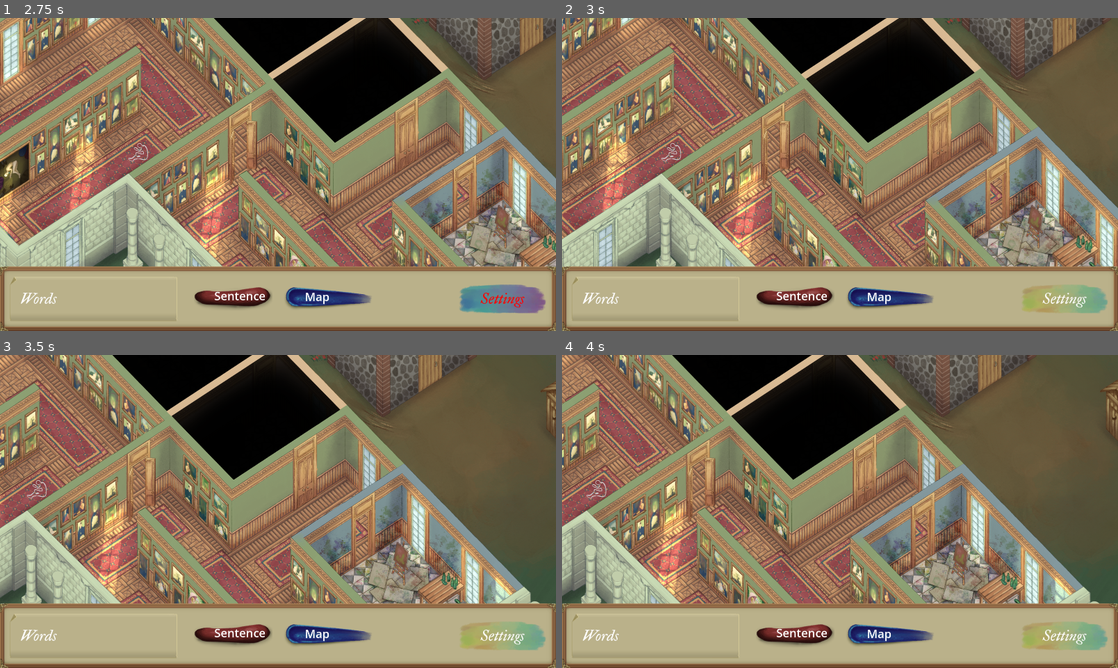
Above: before the commit, frames 1-4 (two rows, left to right).
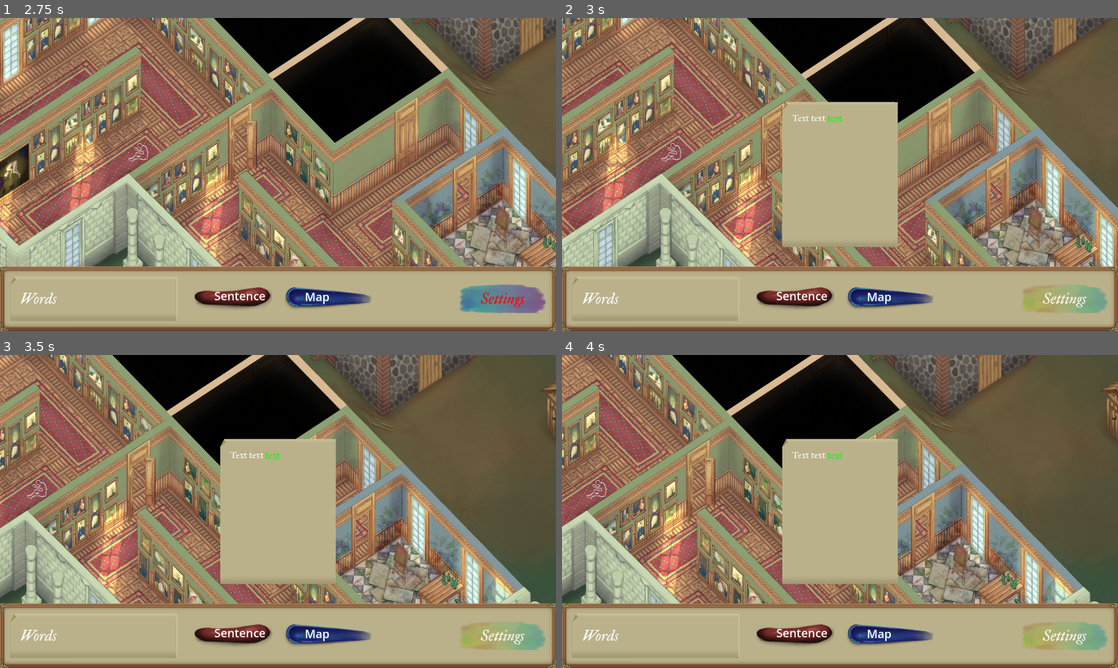
Above: after the commit, the same moments.

Repository: 100-Devs-1-Game/TheFullPicture
Game: Godot game, scene res://global/scene_loader.tscn
Two runs of this game, one before a commit and one after it. Both use one fixed random seed, a clock stepped at 60 frames per second and the inputs below.
Inputs (mouse positions are in pixels of both pictures, inside the frame that each line leads up to):
- Up to frame 1 (2.75 s): click "Sentence" at 0.5 s; click "Map" at 1.25 s; click "Settings" at 2 s
- Up to frame 2 (3 s): move the mouse to (962, 158) at 2.77 s; hold Right (ui_right) from 2.78 s (still down); click (962, 158) at 2.92 s
- Up to frame 3 (3.5 s): keep holding Right (ui_right)
- Up to frame 4 (4 s): release Right (ui_right) at 3.5 s; drag from (728, 527) to (812, 574) at 3.52 s

Frame 1 is identical in both runs. In frame 2, 9.4% of the frame differs, in the area x 39-61%, y 26-74%; in frame 3, 9.5%; in frame 4, 9.5%.
Error after the commit: Invalid call. Nonexistent function 'parse' in base 'Resource (InteractableObjectData)'. (res://ui/clues_ui.gd:16)

Commit message:
Add stage 1 objects

Diff:
--- /dev/null
+++ b/src/data/map_objects/closed_window.tres
@@ -0,0 +1,9 @@
+[gd_resource type="Resource" script_class="InteractableObjectData" load_steps=2 format=3 uid="uid://dy524mf1cg506"]
+
+[ext_resource type="Script" uid="uid://dmnq1txl08h0i" path="res://data/interactable_object_data.gd" id="1_xrohh"]
+
+[resource]
+script = ExtResource("1_xrohh")
+name = "closed_window"
+clues_file = "res://data/clues/txt/closed window 1st stage.txt"
+metadata/_custom_type_script = "uid://dmnq1txl08h0i"
--- /dev/null
+++ b/src/data/map_objects/door.tres
@@ -0,0 +1,9 @@
+[gd_resource type="Resource" script_class="InteractableObjectData" load_steps=2 format=3 uid="uid://bj1kkw5xk8bxt"]
+
+[ext_resource type="Script" uid="uid://dmnq1txl08h0i" path="res://data/interactable_object_data.gd" id="1_ku015"]
+
+[resource]
+script = ExtResource("1_ku015")
+name = "door"
+clues_file = "res://data/clues/txt/door 1st stage.txt"
+metadata/_custom_type_script = "uid://dmnq1txl08h0i"
--- /dev/null
+++ b/src/data/map_objects/liquor_bottles.tres
@@ -0,0 +1,9 @@
+[gd_resource type="Resource" script_class="InteractableObjectData" load_steps=2 format=3 uid="uid://ldug38xu7fgv"]
+
+[ext_resource type="Script" uid="uid://dmnq1txl08h0i" path="res://data/interactable_object_data.gd" id="1_kxl1j"]
+
+[resource]
+script = ExtResource("1_kxl1j")
+name = "liquor_bottles"
+clues_file = "res://data/clues/txt/liquor bottles 1st stage.txt"
+metadata/_custom_type_script = "uid://dmnq1txl08h0i"
--- /dev/null
+++ b/src/data/map_objects/painting1.tres
@@ -0,0 +1,9 @@
+[gd_resource type="Resource" script_class="InteractableObjectData" load_steps=2 format=3 uid="uid://cxyohc2camti1"]
+
+[ext_resource type="Script" uid="uid://dmnq1txl08h0i" path="res://data/interactable_object_data.gd" id="1_l00yy"]
+
+[resource]
+script = ExtResource("1_l00yy")
+name = "painting1"
+clues_file = "res://data/clues/txt/painting1 1st stage.txt"
+metadata/_custom_type_script = "uid://dmnq1txl08h0i"
--- /dev/null
+++ b/src/data/map_objects/painting2.tres
@@ -0,0 +1,9 @@
+[gd_resource type="Resource" script_class="InteractableObjectData" load_steps=2 format=3 uid="uid://cpblra6bwn5a0"]
+
+[ext_resource type="Script" uid="uid://dmnq1txl08h0i" path="res://data/interactable_object_data.gd" id="1_yi2a0"]
+
+[resource]
+script = ExtResource("1_yi2a0")
+name = "painting2"
+clues_file = "res://data/clues/txt/painting2 1st stage.txt"
+metadata/_custom_type_script = "uid://dmnq1txl08h0i"
--- a/src/map/map.tscn
+++ b/src/map/map.tscn
@@ -12,8 +12,14 @@
 [ext_resource type="Script" uid="uid://k7nlgv50cog1" path="res://map/camera.gd" id="9_112ik"]
 [ext_resource type="Texture2D" uid="uid://mm8lug52xxwm" path="res://assets/art/map/stage2_02.png" id="9_lct0g"]
 [ext_resource type="Texture2D" uid="uid://dnlmxidwefra7" path="res://assets/art/map/stage2_05.png" id="10_k8tny"]
+[ext_resource type="Resource" uid="uid://cxyohc2camti1" path="res://data/map_objects/painting1.tres" id="15_8lto5"]
 [ext_resource type="PackedScene" uid="uid://ctyl2pf5eellh" path="res://map/interactable_object.tscn" id="15_58xwf"]
-[ext_resource type="Resource" uid="uid://dv607luiiy844" path="res://data/resources/objects/body.tres" id="16_w1ifk"]
+[ext_resource type="PackedScene" uid="uid://bb1i0iuq4cov3" path="res://ui/clues_ui.tscn" id="15_wnugf"]
+[ext_resource type="Resource" uid="uid://cpblra6bwn5a0" path="res://data/map_objects/painting2.tres" id="16_21p51"]
+[ext_resource type="Resource" uid="uid://dv607luiiy844" path="res://data/map_objects/body.tres" id="16_w1ifk"]
+[ext_resource type="Resource" uid="uid://ldug38xu7fgv" path="res://data/map_objects/liquor_bottles.tres" id="17_xar17"]
+[ext_resource type="Resource" uid="uid://bj1kkw5xk8bxt" path="res://data/map_objects/door.tres" id="18_iqbtl"]
+[ext_resource type="Resource" uid="uid://dy524mf1cg506" path="res://data/map_objects/closed_window.tres" id="19_81obp"]
 
 [sub_resource type="Resource" id="Resource_58xwf"]
 script = ExtResource("2_7lyie")
@@ -44,6 +50,46 @@
 data = ExtResource("16_w1ifk")
 
 [node name="CollisionPolygon2D" parent="Interactable Objects/Body" index="0"]
-polygon = PackedVector2Array(1395, 1039, 1411, 966, 1473, 967, 1479, 1025, 1459, 1041)
+polygon = PackedVector2Array(1209, 1122, 1411, 966, 1473, 967, 1479, 1025, 1263, 1163)
+
+[node name="Painting" parent="Interactable Objects" instance=ExtResource("15_58xwf")]
+data = ExtResource("15_8lto5")
+
+[node name="CollisionPolygon2D" parent="Interactable Objects/Painting" index="0"]
+polygon = PackedVector2Array(1955, 1321, 2028, 1398, 2027, 1524, 1951, 1447)
+
+[node name="Painting 2" parent="Interactable Objects" instance=ExtResource("15_58xwf")]
+data = ExtResource("16_21p51")
+
+[node name="CollisionPolygon2D" parent="Interactable Objects/Painting 2" index="0"]
+polygon = PackedVector2Array(952, 1035, 1062, 962, 1066, 1102, 954, 1174)
+
+[node name="Liquor Bottles" parent="Interactable Objects" instance=ExtResource("15_58xwf")]
+data = ExtResource("17_xar17")
+
+[node name="CollisionPolygon2D" parent="Interactable Objects/Liquor Bottles" index="0"]
+polygon = PackedVector2Array(2819, 1305, 2855, 1281, 2910, 1334, 2916, 1411, 2876, 1414)
+
+[node name="Door" parent="Interactable Objects" instance=ExtResource("15_58xwf")]
+data = ExtResource("18_iqbtl")
+
+[node name="CollisionPolygon2D" parent="Interactable Objects/Door" index="0"]
+polygon = PackedVector2Array(2321, 866, 2401, 814, 2407, 1027, 2324, 1079)
+
+[node name="Closed Window" parent="Interactable Objects" instance=ExtResource("15_58xwf")]
+data = ExtResource("19_81obp")
+
+[node name="CollisionPolygon2D" parent="Interactable Objects/Closed Window" index="0"]
+polygon = PackedVector2Array(963, 585, 1036, 545, 1038, 721, 962, 772)
+
+[node name="CanvasLayer" type="CanvasLayer" parent="."]
+
+[node name="CluesUI" parent="CanvasLayer" instance=ExtResource("15_wnugf")]
+visible = false
 
 [editable path="Interactable Objects/Body"]
+[editable path="Interactable Objects/Painting"]
+[editable path="Interactable Objects/Painting 2"]
+[editable path="Interactable Objects/Liquor Bottles"]
+[editable path="Interactable Objects/Door"]
+[editable path="Interactable Objects/Closed Window"]
Renamed: src/data/resources/objects/body.tres -> src/data/map_objects/body.tres
Not shown: 1 places in src/map/map.tscn that only renumber resources
